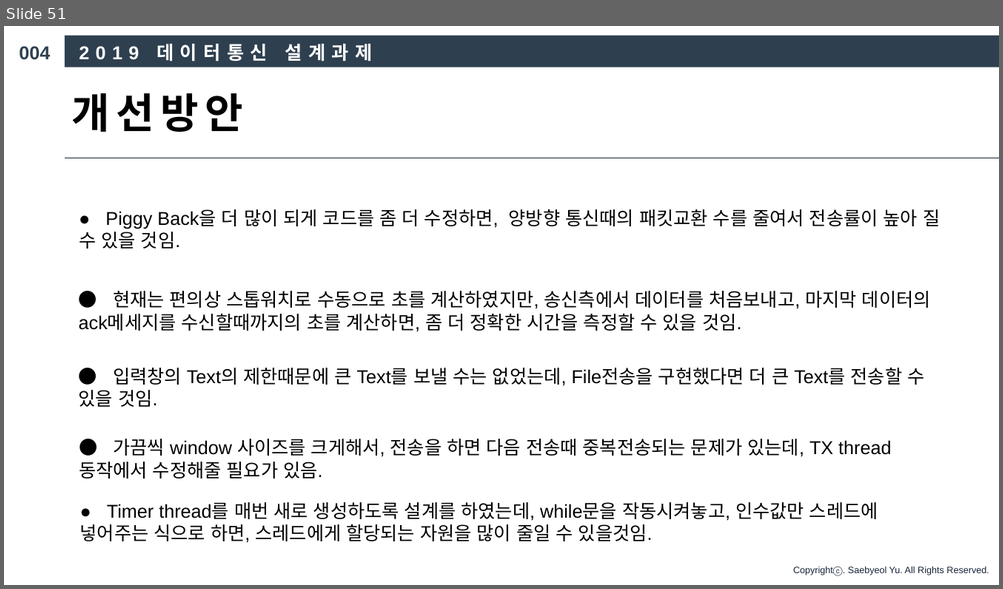
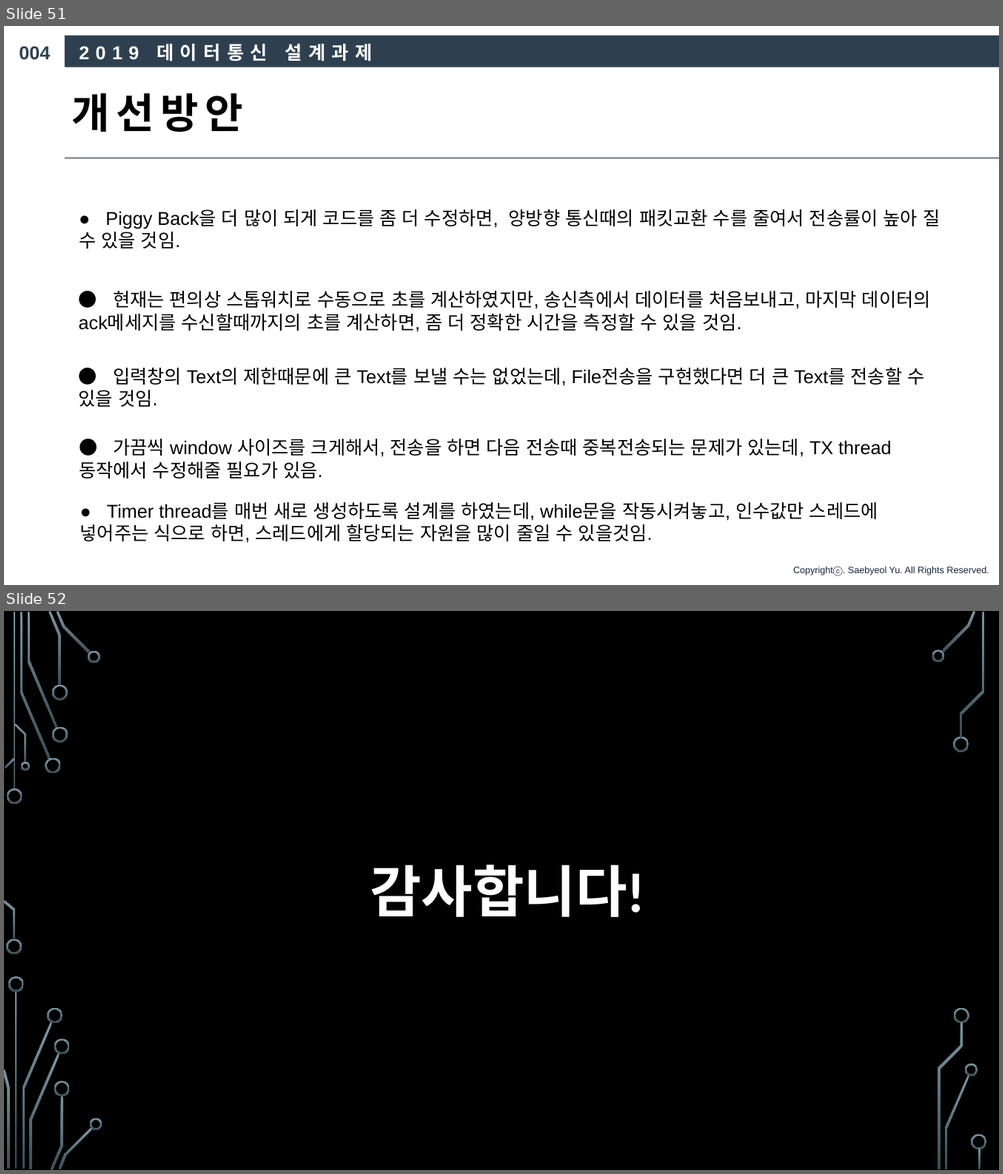
Before and after one commit to chattermproject2019/chatting_TCP, a slide deck: 4조 데이터통신 발표 PPT.pptx. Shown one above the other, each under a label of ours: slide 51 before the commit, slides 51 and 52 after it. The pictures are 1003x589 and 1003x1174 pixels, drawn with LibreOffice and Linux fonts; fonts in the diff are those of the drawing; background and template pictures are left out. Boxes give left, top, right and bottom in pixels: in the first picture for what was removed or moved away, otherwise in the second. Text is boxed around its words. In the diff, an @@ line names an element or a change of style, - is before the commit and + after.

```diff
--- a/4조 데이터통신 발표 PPT.pptx
+++ b/4조 데이터통신 발표 PPT.pptx
@@ slide 52 added at [4,611,999,1170], background picture (left out) @@
@@ text added at [370,865,645,917], 54 pt, text #FFFFFF, bold @@
+감사합니다!
@@ group added at [4,611,987,1170]: 33 freeform shapes, 3 rectangles @@
```
Also in this commit, not shown: 1 slide changed, 2 slides removed, 59 other files.
